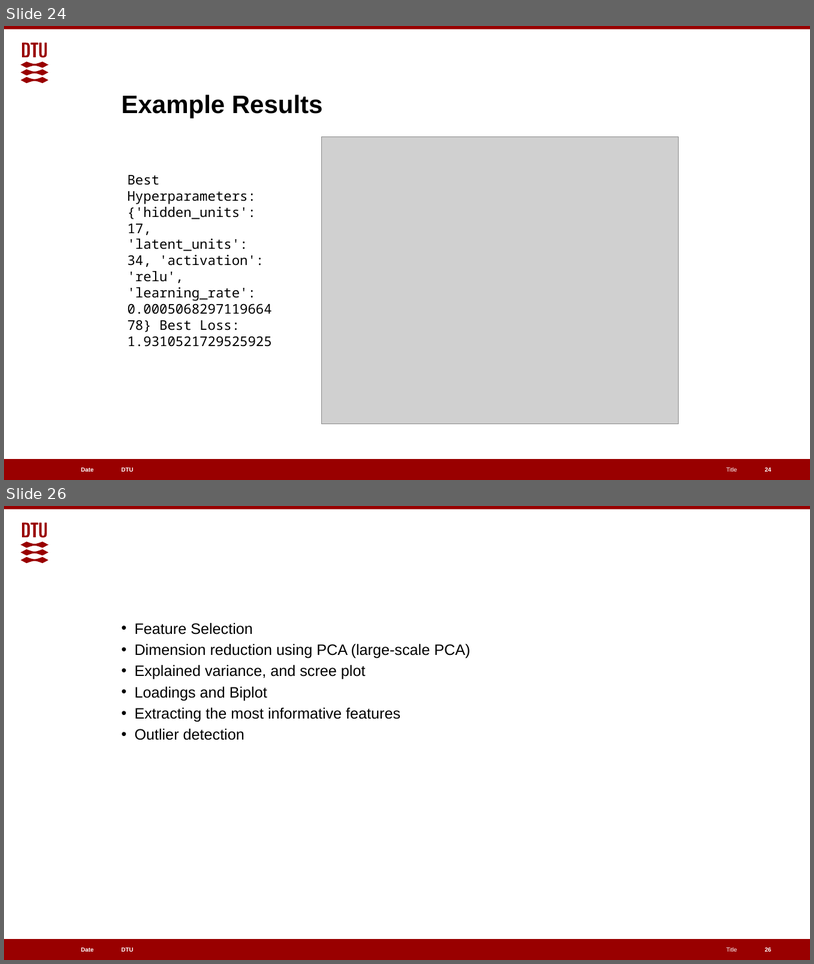
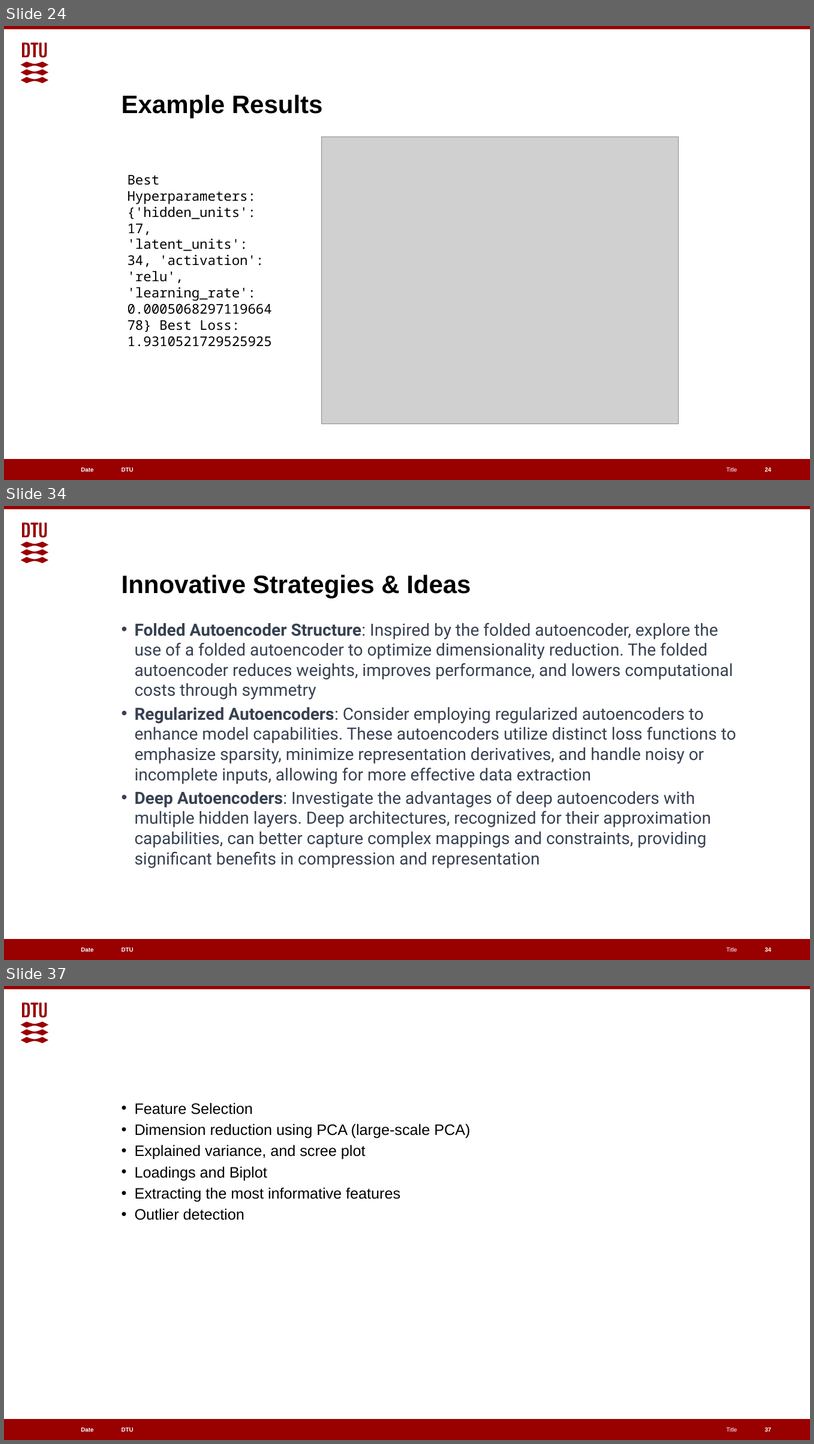
Before and after one commit to EGpineapples/Cell-Lifelines-Autoencoder, a slide deck: Classifying Metabolic Fluxes.pptx. Shown one above the other, each under a label of ours: slides 24 and 26 before the commit, slides 24, 34 and 37 after it; the slides between them are not shown. The pictures are 814x964 and 814x1444 pixels, drawn with LibreOffice and Linux fonts; fonts in the diff are those of the drawing; grey boxes stand for pictures. Boxes give left, top, right and bottom in pixels: in the first picture for what was removed or moved away, otherwise in the second. Text is boxed around its words. In the diff, an @@ line names an element or a change of style, - is before the commit and + after.

```diff
--- a/Classifying Metabolic Fluxes.pptx
+++ b/Classifying Metabolic Fluxes.pptx
@@ slide 34 added at bbox=[4, 506, 810, 960], background #FFFFFF; not listed: 6 template elements that a slide beside it also shows @@
@@ title added at bbox=[122, 574, 471, 598], 30 pt, text #000000, bold @@
+Innovative Strategies & Ideas
@@ text added at bbox=[135, 622, 737, 868], 20 pt, text #374151 @@
+• Folded Autoencoder Structure: Inspired by the folded autoencoder, explore the use of a folded autoencoder to optimize dimensionality reduction. The folded autoencoder reduces weights, improves performance, and lowers computational costs through symmetry
+• Regularized Autoencoders: Consider employing regularized autoencoders to enhance model capabilities. These autoencoders utilize distinct loss functions to emphasize sparsity, minimize representation derivatives, and handle noisy or incomplete inputs, allowing for more effective data extraction
+• Deep Autoencoders: Investigate the advantages of deep autoencoders with multiple hidden layers. Deep architectures, recognized for their approximation capabilities, can better capture complex mappings and constraints, providing significant benefits in compression and representation
@@ page number added at bbox=[765, 947, 772, 951], 7 pt, text #FFFFFF, bold @@
+34
@@ what was slide 26 is now slide 37 @@
@@ page number at bbox=[765, 1427, 772, 1431]: text changed @@
-26
+37
```
Also in this commit, not shown: 10 other slides added.
